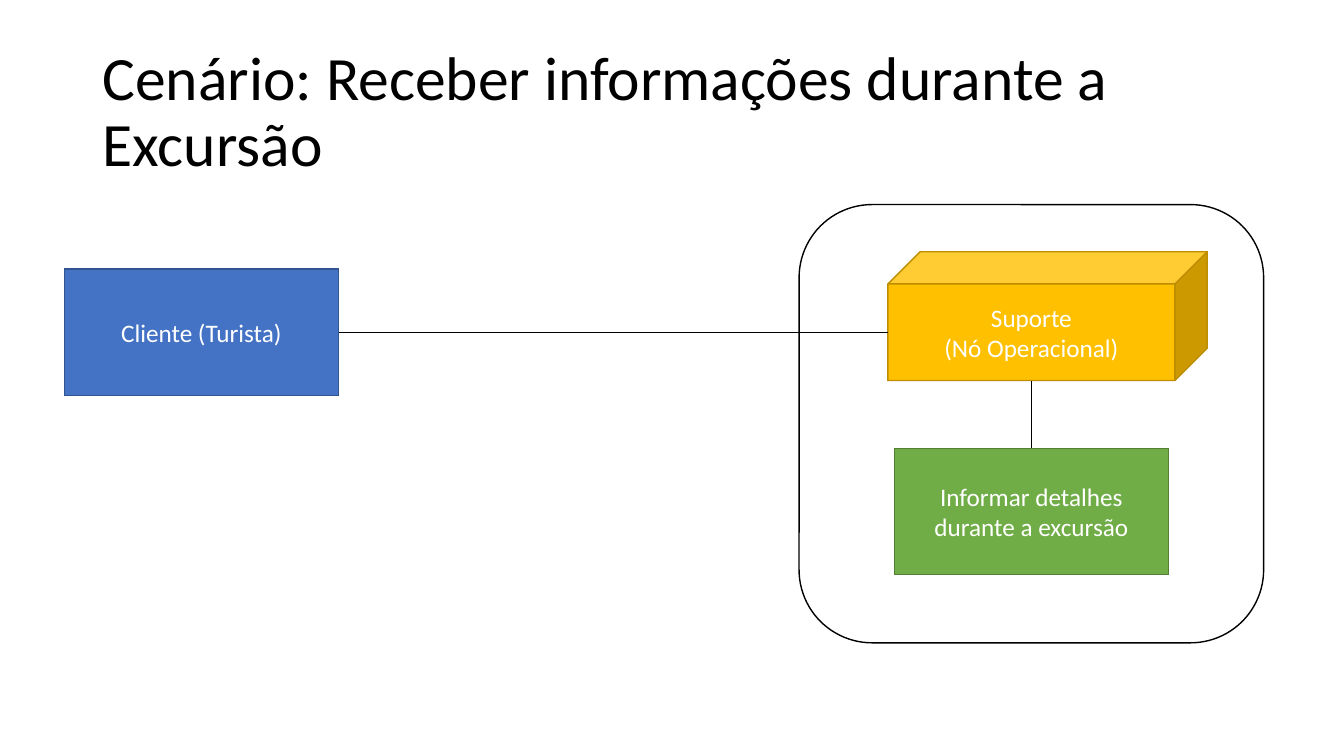
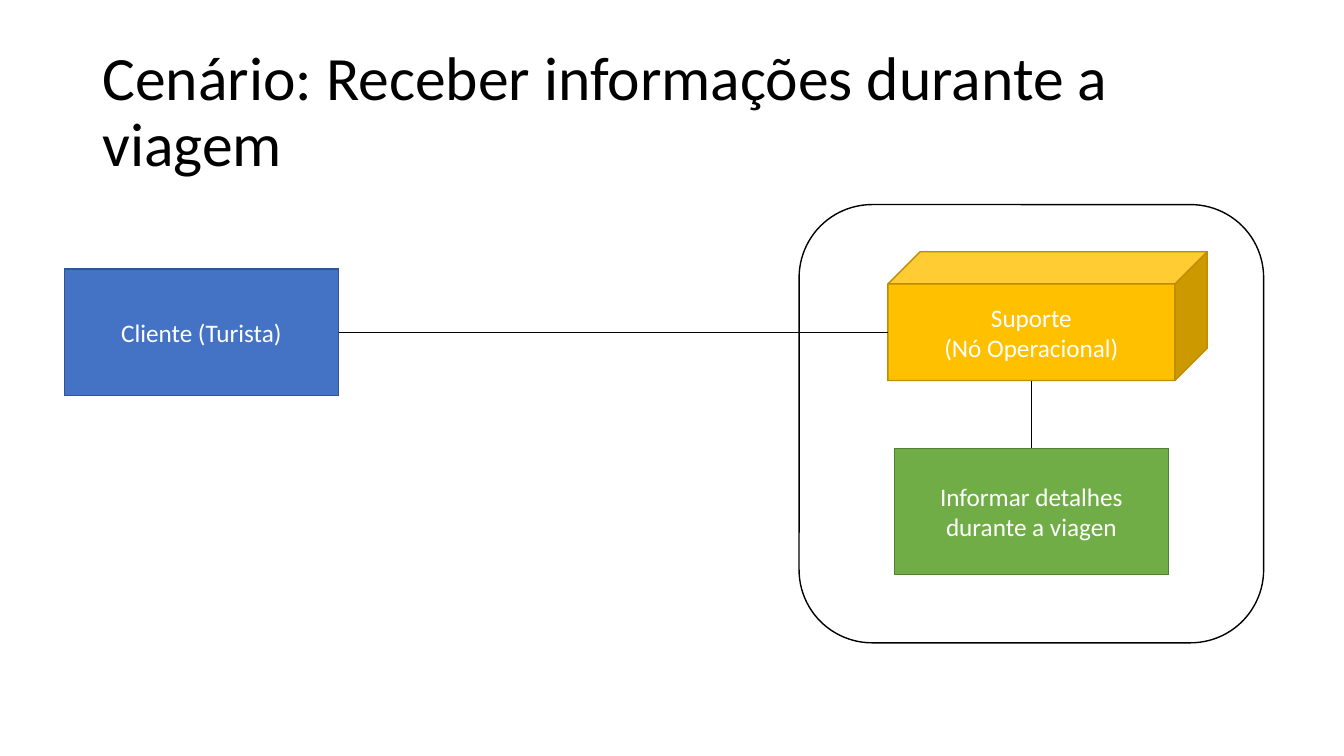
Before and after one commit to Road-on/RoadOn, a slide deck: slide 6 of 15. Arquitetura de Negócio Para Cada Cenário.pptx. Drawn at 1344x756 pixels with LibreOffice and Linux fonts; fonts in the diff are those of the drawing. Boxes give left, top, right and bottom in pixels: in the first picture for what was removed or moved away, otherwise in the second. Text is boxed around its words. In the diff, an @@ line names an element or a change of style, - is before the commit and + after.

```diff
--- a/15. Arquitetura de Negócio Para Cada Cenário.pptx
+++ b/15. Arquitetura de Negócio Para Cada Cenário.pptx
@@ title at (102, 57, 1108, 177): text changed @@
-Cenário: Receber informações durante a Excursão
+Cenário: Receber informações durante a viagem
@@ text in rectangle at (940, 488, 1122, 541): text changed @@
-Informar detalhes durante a excursão
+Informar detalhes durante a viagen
```
Also in this commit, not shown: 2 other slides changed, 1 other file.
